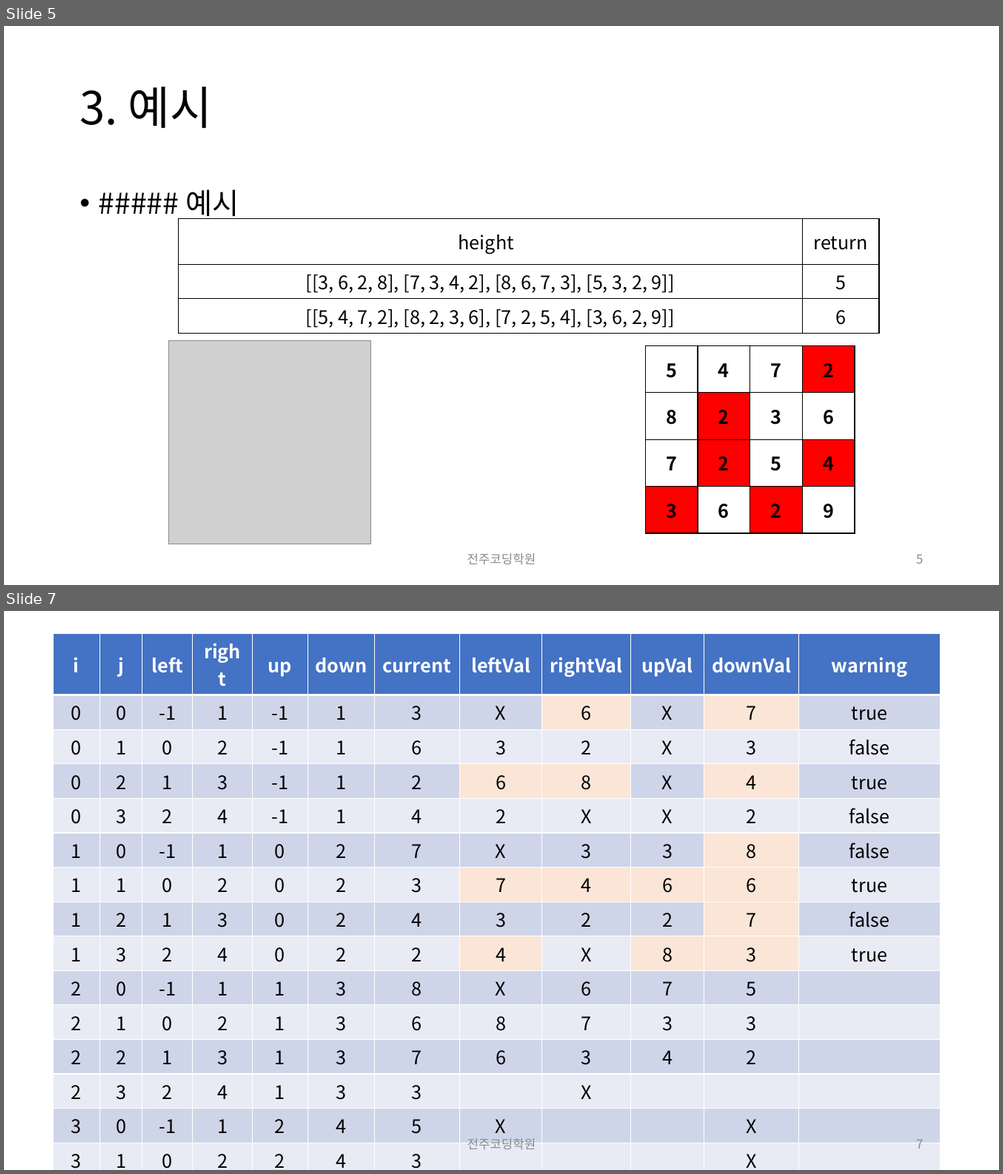
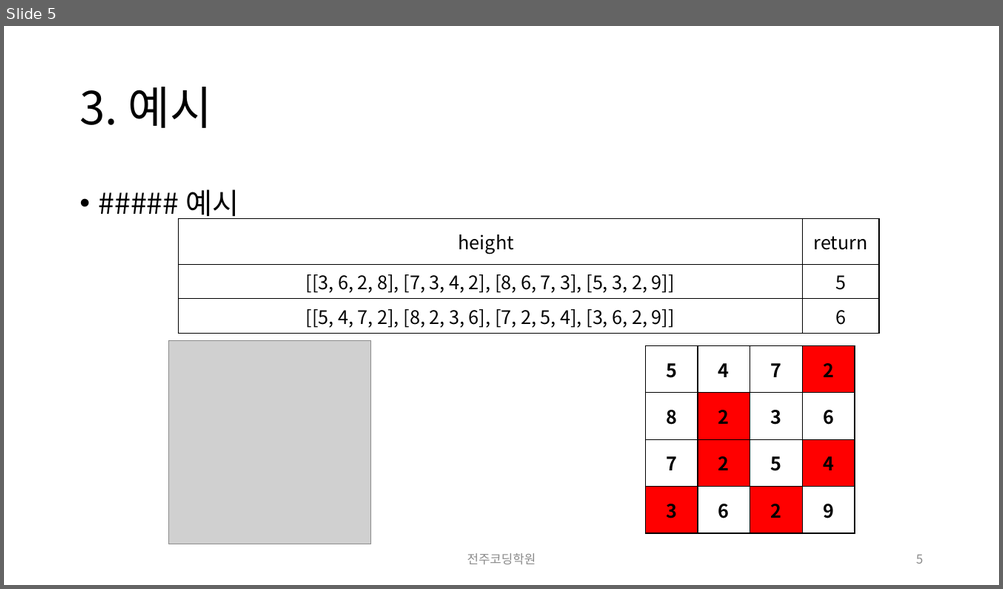
Before and after one commit to quirinal36/COS-PRO-2nd, a slide deck: 문제설명/4회/COS PRO 2급 모의고사4회 9번문제.pptx. Shown one above the other, each under a label of ours: slides 5 and 7 before the commit, slide 5 after it; the slides between them are not shown. The pictures are 1003x1174 and 1003x589 pixels, drawn with LibreOffice and Linux fonts; fonts in the diff are those of the drawing; grey boxes stand for pictures. Boxes give left, top, right and bottom in pixels: in the first picture for what was removed or moved away, otherwise in the second. Text is boxed around its words. In the diff, an @@ line names an element or a change of style, - is before the commit and + after.

```diff
--- a/문제설명/4회/COS PRO 2급 모의고사4회 9번문제.pptx
+++ b/문제설명/4회/COS PRO 2급 모의고사4회 9번문제.pptx
@@ slide 7 removed at (x1=4, y1=611, x2=999, y2=1170), background #FFFFFF @@
@@ table removed at (x1=54, y1=633, x2=939, y2=1170), 17 rows, 12 columns @@
-i | j | left | right | up | down | current | leftVal | rightVal | upVal | downVal | warning
-0 | 0 | -1 | 1 | -1 | 1 | 3 | X | 6 | X | 7 | true
-0 | 1 | 0 | 2 | -1 | 1 | 6 | 3 | 2 | X | 3 | false
-0 | 2 | 1 | 3 | -1 | 1 | 2 | 6 | 8 | X | 4 | true
-0 | 3 | 2 | 4 | -1 | 1 | 4 | 2 | X | X | 2 | false
-1 | 0 | -1 | 1 | 0 | 2 | 7 | X | 3 | 3 | 8 | false
-1 | 1 | 0 | 2 | 0 | 2 | 3 | 7 | 4 | 6 | 6 | true
-1 | 2 | 1 | 3 | 0 | 2 | 4 | 3 | 2 | 2 | 7 | false
-1 | 3 | 2 | 4 | 0 | 2 | 2 | 4 | X | 8 | 3 | true
-2 | 0 | -1 | 1 | 1 | 3 | 8 | X | 6 | 7 | 5 | 
-2 | 1 | 0 | 2 | 1 | 3 | 6 | 8 | 7 | 3 | 3 | 
-2 | 2 | 1 | 3 | 1 | 3 | 7 | 6 | 3 | 4 | 2 | 
-2 | 3 | 2 | 4 | 1 | 3 | 3 |  | X |  |  | 
-3 | 0 | -1 | 1 | 2 | 4 | 5 | X |  |  | X | 
-3 | 1 | 0 | 2 | 2 | 4 | 3 |  |  |  | X | 
-3 | 2 | 1 | 3 | 2 | 4 | 2 |  |  |  | X | 
-3 | 3 | 2 | 4 | 2 | 4 | 9 |  | X |  | X | 
@@ text removed at (x1=467, y1=1139, x2=536, y2=1150) @@
-전주코딩학원
@@ page number removed at (x1=916, y1=1140, x2=922, y2=1149) @@
-7
```
Also in this commit, not shown: 1 slide changed.
